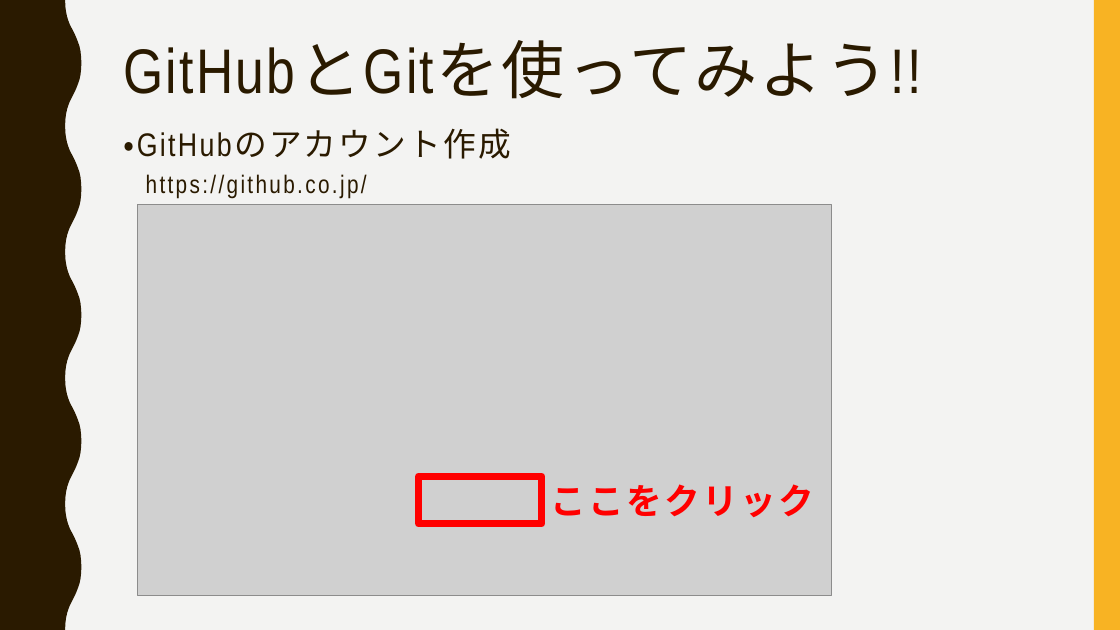
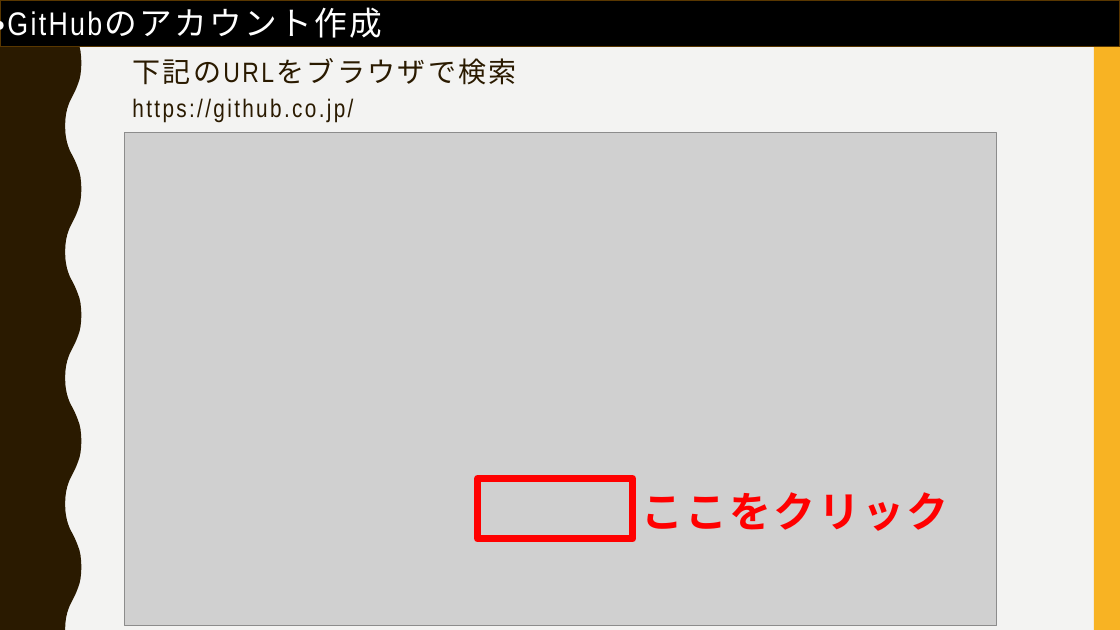
Before and after one commit to FIY24554/git_test, a slide deck: slide 12 of gitについて_加藤.pptx (slide 10 before the commit). Drawn at 1120x630 pixels with LibreOffice and Linux fonts; fonts in the diff are those of the drawing; grey boxes stand for pictures. Boxes give left, top, right and bottom in pixels: in the first picture for what was removed or moved away, otherwise in the second. Text is boxed around its words. In the diff, an @@ line names an element or a change of style, - is before the commit and + after.

```diff
--- a/gitについて_加藤.pptx
+++ b/gitについて_加藤.pptx
@@ text "・GitHubのアカウント作成": place and size @@
-text "・GitHubのアカウント作成" at box(123, 128, 511, 159)
+text "・GitHubのアカウント作成" at box(0, 2, 382, 44)
@@ text "・GitHubのアカウント作成" at box(0, 2, 382, 44): text colour #2A1A00 to #FFFFFF @@
@@ rectangle added at box(0, 0, 1120, 46), fill #000000, outline #593700 1 pt @@
@@ title removed at box(123, 43, 922, 99) @@
-GitHubとGitを使ってみよう!!
@@ text added at box(132, 58, 516, 85), 24 pt, text #2A1A00 @@
+下記のURLをブラウザで検索
@@ text "https://github.co.jp/": place and size @@
-text "https://github.co.jp/" at box(146, 174, 367, 199)
+text "https://github.co.jp/" at box(132, 98, 353, 123)
@@ picture: place and size @@
-picture at box(137, 205, 832, 596)
+picture at box(124, 133, 997, 626)
@@ rectangle: place and size @@
-rectangle at box(418, 476, 542, 524)
+rectangle at box(478, 479, 633, 539)
@@ text "ここをクリック": place and size @@
-text "ここをクリック" at box(550, 484, 814, 517)
+text "ここをクリック" at box(641, 492, 949, 531)
@@ text "ここをクリック" at box(641, 492, 949, 531): size 30.6 to 36 pt; line spacing 0.8 to 0.9 @@
```
Also in this commit, not shown: 22 other slides changed, 16 slides added, 1 slide removed.
